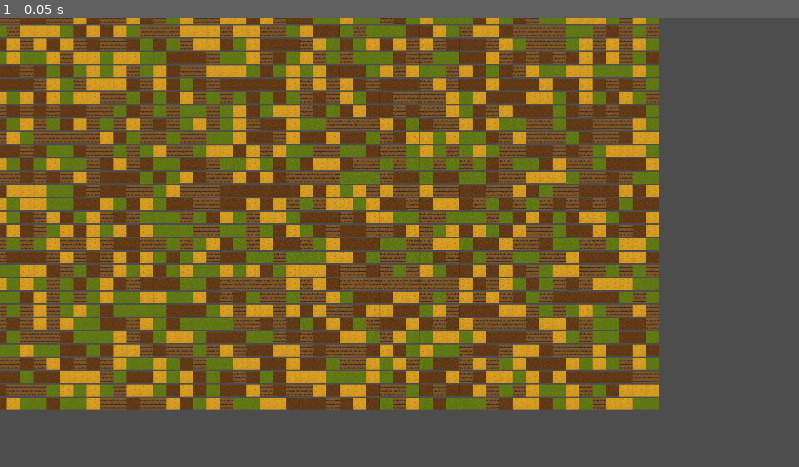
Above: before the commit, frame 1.
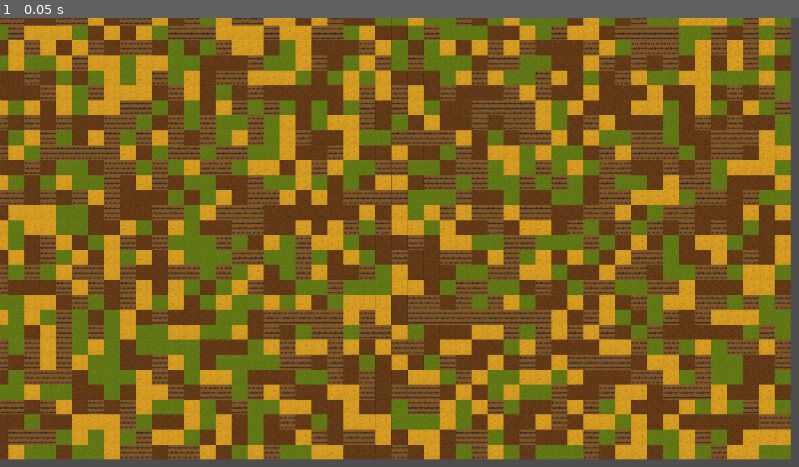
Above: after the commit, the same moment.

Repository: Aurelienxx/Gladius
Game: Godot game, scene res://scenes/Map/map.tscn
The game is run twice, just before and just after one commit, with the same random seed, the same clock (stepped at 60 frames per second) and the same inputs. This scene is started directly instead of the project's main scene.
Inputs:
- Up to frame 1 (0.05 s): no input

The runs differ from the first frame. In frame 1, 79% of the frame differs, in the area x 0-99%, y 0-99%.

Commit message:
Affichage amélioré

Diff:
--- a/project.godot
+++ b/project.godot
@@ -17,6 +17,4 @@
 
 [display]
 
-window/size/viewport_width=1920
-window/size/viewport_height=1080
 window/size/mode=2
--- a/scenes/Map/map.gd
+++ b/scenes/Map/map.gd
@@ -3,6 +3,7 @@
 const ARRAY_LONG = 50
 const ARRAY_HEIGHT = 30
 const CELL_SIZE = 32
+const MARGIN_RATIO = 0.05
 
 func _ready():
 	var map = generate_map()
@@ -47,14 +48,19 @@
 	print(array_map)
 
 	#Affichage de la carte (sprites)
+	var screen_size = get_viewport().get_visible_rect().size
+	var cell_width = screen_size.x / ARRAY_LONG
+	var cell_height = screen_size.y / ARRAY_HEIGHT
+
 	for i in range(ARRAY_HEIGHT):
 		for j in range(ARRAY_LONG):
+			var tile_value = array_map[i][j]
 			var sprite = Sprite2D.new()
-			sprite.texture = tiles[array_map[i][j]]
-			sprite.position = Vector2(j * CELL_SIZE, i * CELL_SIZE)
+			sprite.texture = tiles[tile_value]
+
+			sprite.position = Vector2(j * cell_width, i * cell_height)
 
 			var tex_size = sprite.texture.get_size()
-			var scale_factor = CELL_SIZE / tex_size.x
-			sprite.scale = Vector2(scale_factor, scale_factor)
+			sprite.scale = Vector2(cell_width / tex_size.x, cell_height / tex_size.y)
 
 			add_child(sprite)
Not shown, added: scenes/Map/map.tscn11054164957.tmp
Not shown, added: scenes/Map/map.tscn11067204694.tmp
Not shown, added: scenes/Map/map.tscn11079047320.tmp
